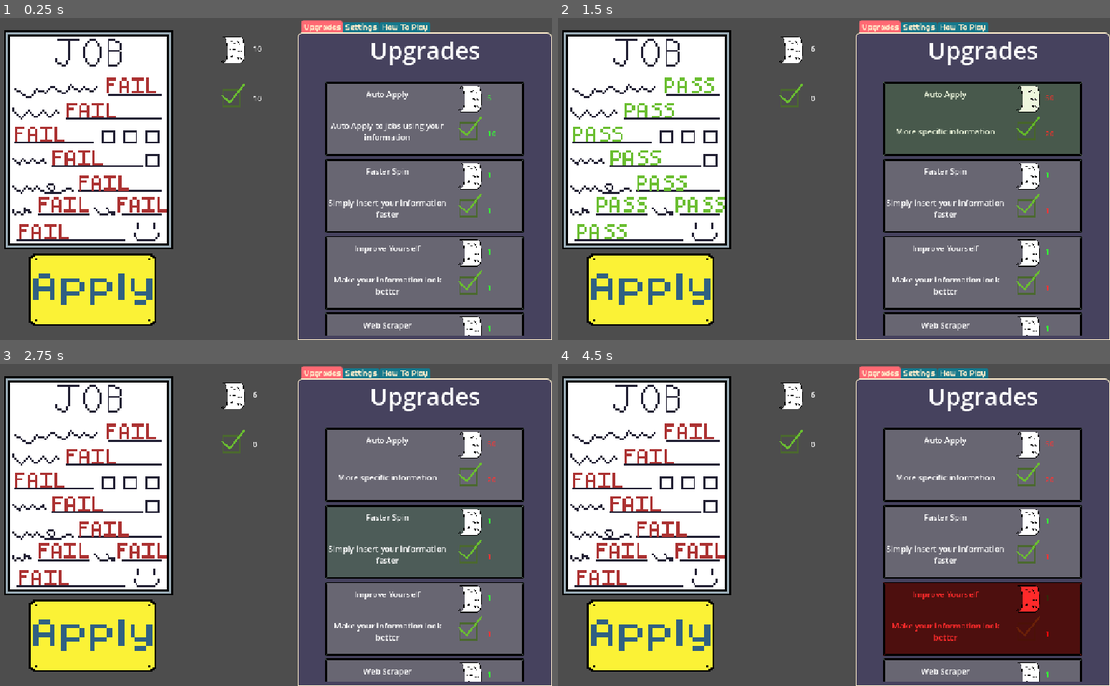
Above: before the commit, frames 1-4 (two rows, left to right).
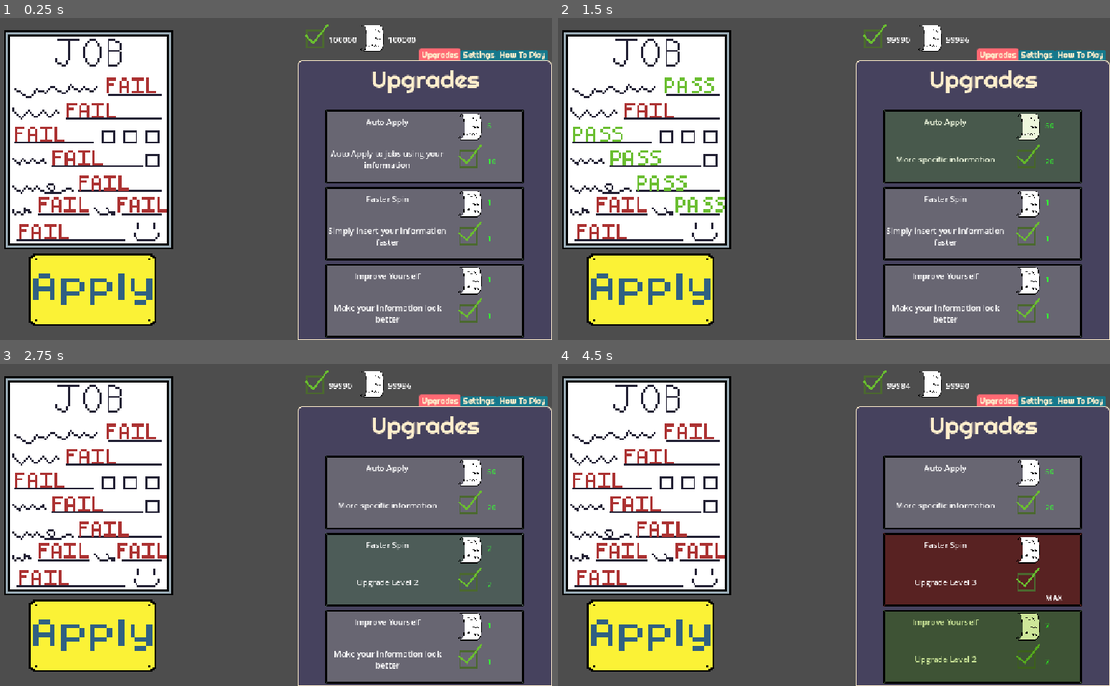
Above: after the commit, the same moments.

Repository: OrangePainting/in-this-economy
Game: Godot game, scene res://Scenes/main.tscn
Two runs of this game, one before a commit and one after it. Both use one fixed random seed, a clock stepped at 60 frames per second and the inputs below.
Inputs (mouse positions are in pixels of both pictures, inside the frame that each line leads up to; where the layout moved, square brackets give the same spot in the first picture):
- Up to frame 1 (0.25 s): no input
- Up to frame 2 (1.5 s): click (651, 288) at 0.5 s; click (988, 146) [988, 117] at 1.25 s
- Up to frame 3 (2.75 s): click (430, 541) at 2.02 s
- Up to frame 4 (4.5 s): click (988, 541) at 2.77 s; click (988, 570) at 3.52 s; click (988, 647) at 4.27 s

The runs differ from the first frame. In frame 1, 14% of the frame differs, in the area x 40-100%, y 0-100%; in frame 2, 14%; in frame 3, 17%; in frame 4, 23%.

Commit message:
Auto Apply Implemented
Krish Konda
19:06 06/21/26

Implemented Auto Apply mechanic, and spinning is now fixed to work with variable spin times, because it uses power function instead of logs now.

Diff:
--- /dev/null
+++ b/Scenes/auto_apply_manager.tscn
@@ -0,0 +1,6 @@
+[gd_scene format=3 uid="uid://c2s7p5lohd4r8"]
+
+[ext_resource type="Script" uid="uid://bc6b4gpid8aux" path="res://Scripts/auto_apply_manager.gd" id="1_mc6ly"]
+
+[node name="AutoApplyManager" type="Node2D" unique_id=858945774]
+script = ExtResource("1_mc6ly")
--- a/Scenes/main.tscn
+++ b/Scenes/main.tscn
@@ -4,6 +4,7 @@
 [ext_resource type="PackedScene" uid="uid://cgl24f6nei8cg" path="res://Scenes/spinner_document.tscn" id="2_bo1nx"]
 [ext_resource type="PackedScene" uid="uid://c6qb6rri04mwx" path="res://Scenes/spin_button.tscn" id="3_8gbba"]
 [ext_resource type="PackedScene" uid="uid://uptjvgfhs45v" path="res://Scenes/ui_manager.tscn" id="4_jjvhh"]
+[ext_resource type="PackedScene" uid="uid://c2s7p5lohd4r8" path="res://Scenes/auto_apply_manager.tscn" id="5_kry3j"]
 
 [node name="Main" type="Node2D" unique_id=1217511701 groups=["Results"]]
 script = ExtResource("1_jjgbg")
@@ -19,4 +20,7 @@
 
 [node name="UIManager" parent="." unique_id=635049507 instance=ExtResource("4_jjvhh")]
 
+[node name="AutoApplyManager" parent="." unique_id=858945774 instance=ExtResource("5_kry3j")]
+
 [connection signal="pressed" from="SpinButton" to="." method="_on_spin_button_pressed"]
+[connection signal="auto_apply_complete" from="AutoApplyManager" to="UIManager" method="_on_auto_apply_complete"]
--- a/Scenes/tab_system.tscn
+++ b/Scenes/tab_system.tscn
@@ -7,29 +7,33 @@
 
 [node name="TabContainer" type="TabContainer" parent="." unique_id=94824009]
 offset_left = 640.0
-offset_top = 8.0
+offset_top = 64.0
 offset_right = 1152.0
 offset_bottom = 648.0
 theme = ExtResource("1_xwrfs")
+tab_alignment = 2
 current_tab = 0
 
 [node name="Upgrades" type="TabBar" parent="TabContainer" unique_id=1681068401]
 layout_mode = 2
 metadata/_tab_index = 0
 
-[node name="UpgradeLabel" type="RichTextLabel" parent="TabContainer/Upgrades" unique_id=384527030]
+[node name="UpgradeLabel" type="Label" parent="TabContainer/Upgrades" unique_id=874065297]
 layout_mode = 0
 offset_right = 510.0
 offset_bottom = 73.0
-bbcode_enabled = true
-text = "[center][font_size=48]Upgrades[/font_size][/center]"
+theme = ExtResource("1_xwrfs")
+theme_override_font_sizes/font_size = 48
+text = "Upgrades"
+horizontal_alignment = 1
+vertical_alignment = 1
 
 [node name="ScrollContainer" type="ScrollContainer" parent="TabContainer/Upgrades" unique_id=1000434235]
 layout_mode = 0
 offset_left = 54.0
 offset_top = 97.0
 offset_right = 486.0
-offset_bottom = 609.0
+offset_bottom = 559.0
 vertical_scroll_mode = 2
 
 [node name="UpgradeContainer" type="VBoxContainer" parent="TabContainer/Upgrades/ScrollContainer" unique_id=1170023281]
--- a/Scenes/ui_manager.tscn
+++ b/Scenes/ui_manager.tscn
@@ -4,6 +4,7 @@
 [ext_resource type="PackedScene" uid="uid://dj2bhg3tabnn6" path="res://Scenes/tab_system.tscn" id="2_i37jq"]
 [ext_resource type="Texture2D" uid="uid://clbfp4o2hntsy" path="res://Assets/ApplicationLogo.png" id="2_toaf1"]
 [ext_resource type="Texture2D" uid="uid://dbkwmiju3sjkr" path="res://Assets/ExpLogo.png" id="3_i37jq"]
+[ext_resource type="Theme" uid="uid://b3klx57slj0l3" path="res://Assets/soft_retro/soft_retro/soft_retro.tres" id="3_laqw3"]
 
 [node name="UIManager" type="Node2D" unique_id=635049507]
 script = ExtResource("1_nphyr")
@@ -13,27 +14,31 @@
 [node name="CanvasLayer" type="CanvasLayer" parent="." unique_id=696998600]
 
 [node name="AppsLabel" type="RichTextLabel" parent="." unique_id=2124369794]
-offset_left = 550.0
-offset_top = 50.0
-offset_right = 622.0
-offset_bottom = 90.0
+offset_left = 822.0
+offset_top = 32.0
+offset_right = 879.0
+offset_bottom = 72.0
 size_flags_horizontal = 3
-text = "Number"
+theme = ExtResource("3_laqw3")
+bbcode_enabled = true
+text = "Num"
 
 [node name="ExpLabel" type="RichTextLabel" parent="." unique_id=1800709851]
-offset_left = 550.0
-offset_top = 150.0
-offset_right = 622.0
-offset_bottom = 190.0
+offset_left = 703.0
+offset_top = 32.0
+offset_right = 765.0
+offset_bottom = 72.0
 size_flags_horizontal = 3
-text = "Number"
+theme = ExtResource("3_laqw3")
+bbcode_enabled = true
+text = "Num"
 
 [node name="AppsLogo" type="Sprite2D" parent="." unique_id=1668673523]
-position = Vector2(475, 30)
+position = Vector2(755, 6)
 texture = ExtResource("2_toaf1")
 centered = false
 
 [node name="ExpLogo" type="Sprite2D" parent="." unique_id=1656011828]
-position = Vector2(475, 130)
+position = Vector2(643, 10)
 texture = ExtResource("3_i37jq")
 centered = false
--- a/Scripts/Autoloads/global_data.gd
+++ b/Scripts/Autoloads/global_data.gd
@@ -2,14 +2,14 @@
 
 signal currency_changed
 
-var total_apps: int = 10
-var experience: int = 10
+var total_apps: int = 100000
+var experience: int = 100000
 
 var upgrades_bought: Dictionary[UpgradeInfo, int] # key = upgrade, value = highest level bought
 
 const BASE_STATS = {"spin_time": 2.0, # reco don't put less than 0.5
 					"pass_chance": 0.05,
-					"auto_apply_time": 2.0,
+					"auto_apply_time": 5.0,
 					"auto_apply_pass_chance": 0.01}
 
 var stats = BASE_STATS.duplicate()
@@ -78,6 +78,8 @@
 	experience -= upgrade.exp_costs[level]
 	upgrades_bought[upgrade] = level + 1 # level + 1 = highest level bought
 	apply_upgrade(upgrade) # reload all the upgrade effects to update with newly bought upgrade
+	stats = BASE_STATS.duplicate()
+	apply_upgrades()
 	currency_changed.emit()
 	# it might be better to put this in _process(delta) but idk rn
 
--- /dev/null
+++ b/Scripts/auto_apply_manager.gd
@@ -0,0 +1,44 @@
+extends Node2D
+
+signal auto_apply_complete
+
+var auto_apply_timer: Timer
+
+# Called when the node enters the scene tree for the first time.
+func _ready() -> void:
+	randomize()
+	setup_auto_apply()
+	GlobalData.currency_changed.connect(refresh_auto_apply)
+
+func setup_auto_apply() -> void:
+	auto_apply_timer = Timer.new()
+	auto_apply_timer.one_shot = false
+	auto_apply_timer.timeout.connect(on_auto_apply)
+	add_child(auto_apply_timer)
+	refresh_auto_apply()
+
+func has_auto_apply_upgrade() -> bool:
+	for upgrade in GlobalData.upgrades_bought:
+		if upgrade.id == "Auto Apply": return true
+	return false
+
+func refresh_auto_apply() -> void:
+	if not has_auto_apply_upgrade():
+		auto_apply_timer.stop()
+		return
+
+	var time = GlobalData.stats["auto_apply_time"]
+	if auto_apply_timer.is_stopped(): auto_apply_timer.start()
+	else: auto_apply_timer.wait_time = time
+
+func on_auto_apply() -> void:
+	GlobalData.total_apps += 1
+	for i in range(GlobalData.num_results):
+		if randf() < GlobalData.stats["auto_apply_pass_chance"]: GlobalData.experience += 1
+	GlobalData.currency_changed.emit()
+
+	auto_apply_complete.emit()
+
+# Called every frame. 'delta' is the elapsed time since the previous frame.
+func _process(delta: float) -> void:
+	pass
--- a/Scripts/main.gd
+++ b/Scripts/main.gd
@@ -23,38 +23,39 @@
 
 
 func _on_spin_button_pressed() -> void:
-	# create 8 (current num) different results, have them spawn in predetermined positions
-	# - use the chance which can be upgraded (so put in global_data)
-	# randomize a number of flips (15 - 20)
-	# randomize the timings they flip in
-	# - split into chunks, add a slight waver in either direction for timing
-	# total_time for it to flip can be upgraded too (so put in global_data)
-	# call the spin_to_win function with these timings
-
 	button.disabled = true # Add disabled button sprite here too
 
 	GlobalData.total_apps += 1
 	GlobalData.currency_changed.emit()
 
 	var results = generate_results(GlobalData.num_results)
+	var spin_time = GlobalData.stats["spin_time"]
 
-	var num_flips = max(8, randi_range(int(GlobalData.stats["spin_time"] * 7.5), int(GlobalData.stats["spin_time"] * 10.0)))
-	var base_timings = generate_base_timings(num_flips, GlobalData.stats["spin_time"]) # need to fix so that small spin times can still work
+	var num_flips = clamp(int(spin_time * 8.0), 8, 60)
+	var base_timings = generate_base_timings(num_flips, spin_time)
+
 	#base_timings.sort() # no need to sort again because we sort in the loop
+	var noise_amount = spin_time * 0.04
 	for i in range(GlobalData.num_results):
-		var noisy_times = base_timings.map(func(t): return clamp(t + randf_range(-0.1, 0.1), 0, GlobalData.stats["spin_time"]))
+		var noisy_times = base_timings.slice(0, -1).map(
+			func(t): return clamp(t + randf_range(-noise_amount, noise_amount), 0.0, spin_time))
 		noisy_times.sort()
+		noisy_times.append(spin_time)
 		result_nodes[i].spin_to_win(results[i], noisy_times)
-	await get_tree().create_timer(GlobalData.stats["spin_time"]).timeout
+
+	await get_tree().create_timer(spin_time).timeout
 	button.disabled = false
 
+# used log function previously, but a power function is probably better and cleaner here
+# goal is to make a lot of flips at the beginning, flips become more sparse when nearing the end
 func generate_base_timings(num_flips: int, spin_time: float) -> Array[float]:
 	var timings: Array[float] = []
+	var power = 2.0
 
-	for time_index in range(num_flips):
-			var linear_time = spin_time * time_index / num_flips
-			var log_time = log(max(linear_time, 0) + 0.01) + spin_time
-			if log_time > 0 and log_time < spin_time: timings.append(spin_time - log_time)
+	for i in range(1, num_flips + 1):
+		var linear_split = float(i) / float(num_flips)
+		var power_split = pow(linear_split, power)
+		timings.append(spin_time * power_split)
 
 	return timings
 
--- a/Scripts/ui_manager.gd
+++ b/Scripts/ui_manager.gd
@@ -17,3 +17,12 @@
 # Called every frame. 'delta' is the elapsed time since the previous frame.
 func _process(delta: float) -> void:
 	pass
+
+
+func _on_auto_apply_complete() -> void:
+	var app_tween = app_num_label.create_tween()
+	var exp_tween = exp_label.create_tween()
+	app_tween.tween_property(app_num_label, "modulate", Color(0.5, 0.8, 1.0), 0.15)
+	exp_tween.tween_property(exp_label, "modulate", Color(0.5, 0.8, 1.0), 0.15)
+	app_tween.tween_property(app_num_label, "modulate", Color.WHITE, 0.15)
+	exp_tween.tween_property(exp_label, "modulate", Color.WHITE, 0.15)
Not shown, added: Scripts/auto_apply_manager.gd.uid
